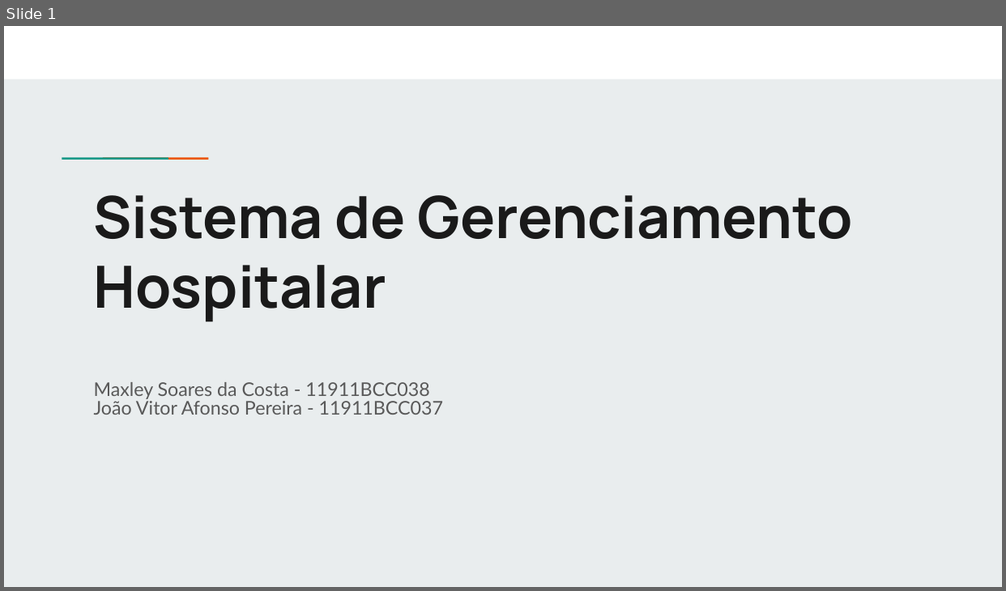
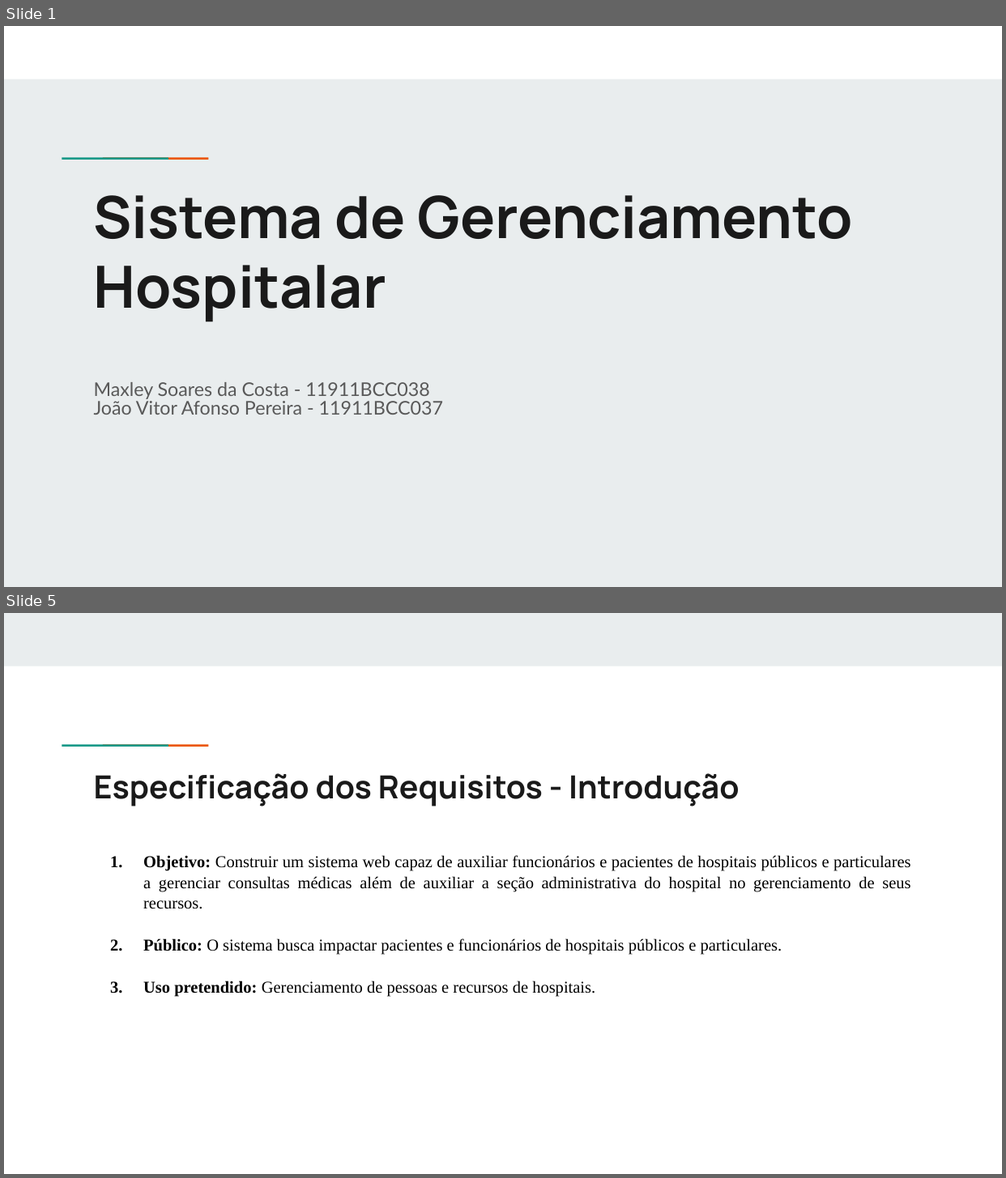
Before and after one commit to MaxCosta0/modelagem-de-software, a slide deck: Apresentacao SGH.pptx. Shown one above the other, each under a label of ours: slide 1 before the commit, slides 1 and 5 after it; the slides between them are not shown. The pictures are 1006x591 and 1006x1178 pixels, drawn with LibreOffice and Linux fonts; fonts in the diff are those of the drawing. Boxes give left, top, right and bottom in pixels: in the first picture for what was removed or moved away, otherwise in the second. Text is boxed around its words. In the diff, an @@ line names an element or a change of style, - is before the commit and + after.

```diff
--- a/Apresentacao SGH.pptx
+++ b/Apresentacao SGH.pptx
@@ slide 5 added at box(4, 613, 1002, 1174), background #FFFFFF; not listed: 2 template elements that a slide beside it also shows @@
@@ rectangle added at box(4, 613, 1002, 666), fill #E9EDEE @@
@@ title added at box(94, 773, 739, 807), 23 pt, text #1A1A1A, bold @@
+Especificação dos Requisitos - Introdução
@@ text added at box(143, 855, 911, 997), 12 pt, text #000000 @@
+1. Objetivo: Construir um sistema web capaz de auxiliar funcionários e pacientes de hospitais públicos e particulares a gerenciar consultas médicas além de auxiliar a seção administrativa do hospital no gerenciamento de seus recursos.
+2. Público: O sistema busca impactar pacientes e funcionários de hospitais públicos e particulares.
+3. Uso pretendido: Gerenciamento de pessoas e recursos de hospitais.
```
Also in this commit, not shown: 3 slides changed, 1 other slide added, 3 slides removed, 2 other files.
